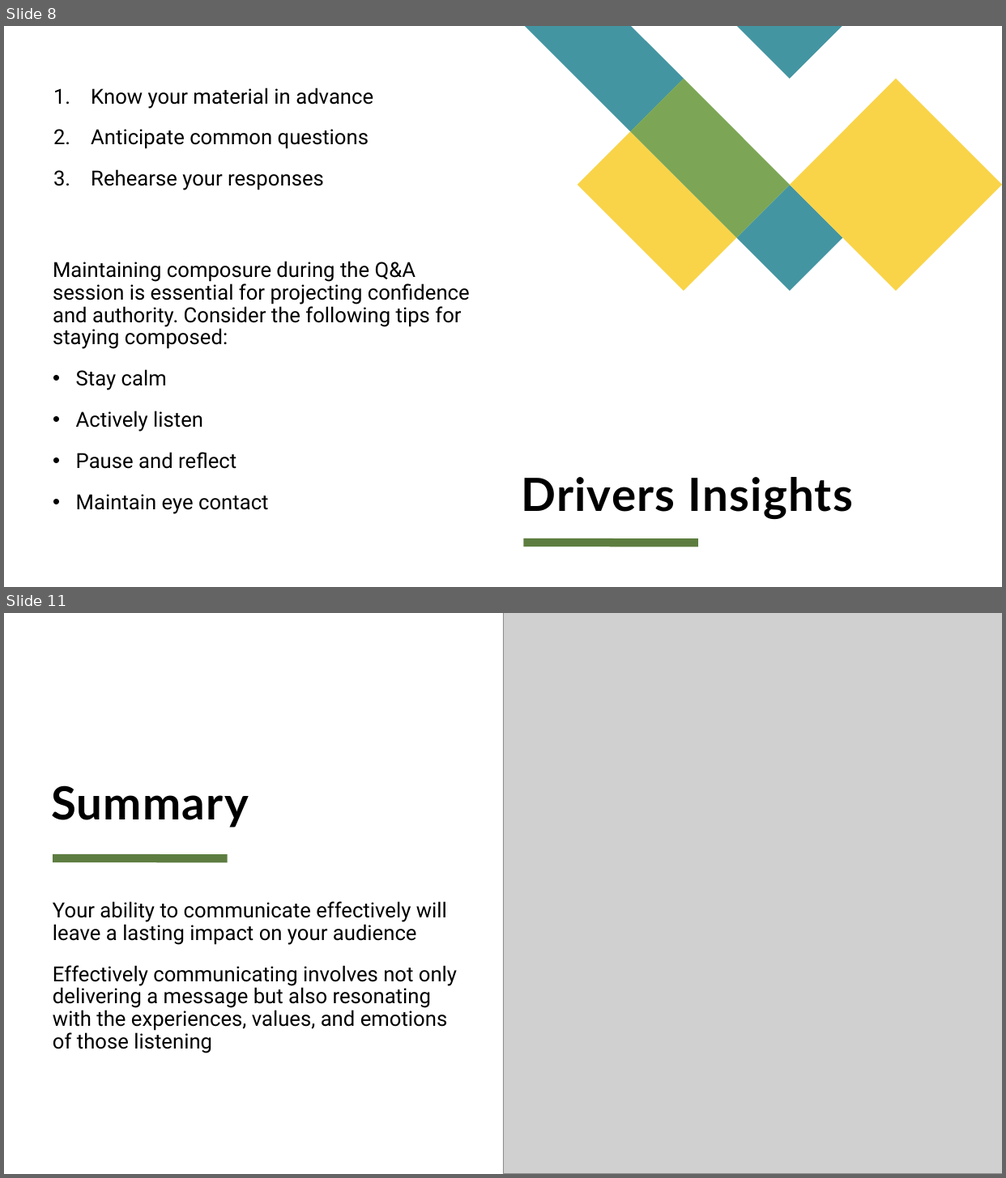
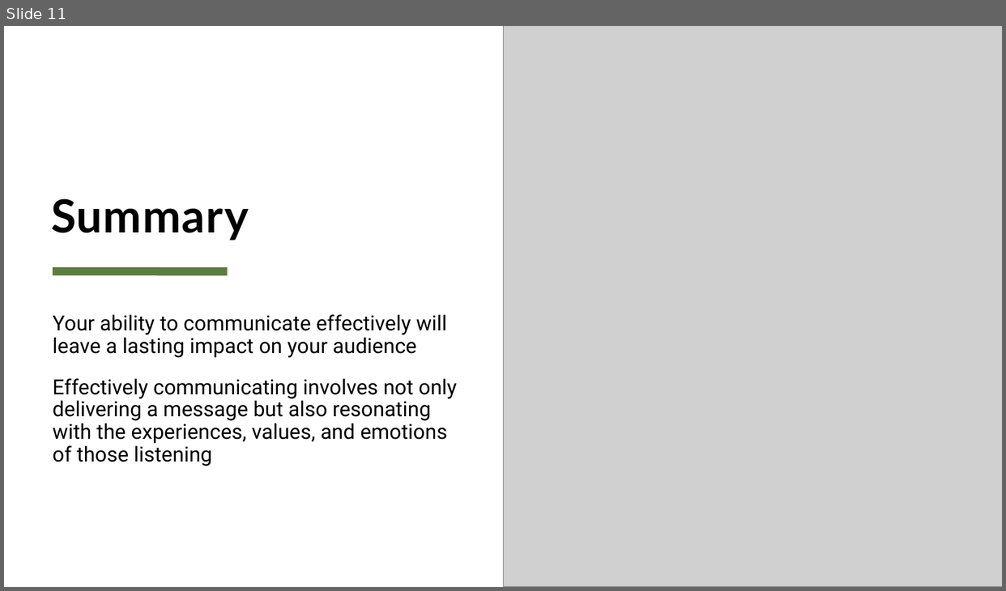
Before and after one commit to x22237941/Database-and-Analytical-Programming, a slide deck: TeamI.pptx. Shown one above the other, each under a label of ours: slides 8 and 11 before the commit, slide 11 after it; the slides between them are not shown. The pictures are 1006x1178 and 1006x591 pixels, drawn with LibreOffice and Linux fonts; fonts in the diff are those of the drawing; grey boxes stand for pictures. Boxes give left, top, right and bottom in pixels: in the first picture for what was removed or moved away, otherwise in the second. Text is boxed around its words. In the diff, an @@ line names an element or a change of style, - is before the commit and + after.

```diff
--- a/TeamI.pptx
+++ b/TeamI.pptx
@@ slide 8 removed at (x1=4, y1=26, x2=1002, y2=587), background #FFFFFF @@
@@ text removed at (x1=91, y1=88, x2=373, y2=190) @@
-1. Know your material in advance
-2. Anticipate common questions
-3. Rehearse your responses
@@ group removed at (x1=525, y1=26, x2=1002, y2=291): 5 freeform shapes @@
@@ text removed at (x1=53, y1=261, x2=470, y2=514) @@
-Maintaining composure during the Q&A session is essential for projecting confidence and authority. Consider the following tips for staying composed:
-  • Stay calm
-  • Actively listen
-  • Pause and reflect
-  • Maintain eye contact
@@ title removed at (x1=521, y1=477, x2=853, y2=520) @@
-Drivers Insights
@@ line removed from (523, 543) to (699, 544) @@
```
Also in this commit, not shown: 2 slides changed, 2 slides added, 1 other slide removed.
